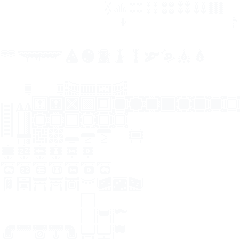
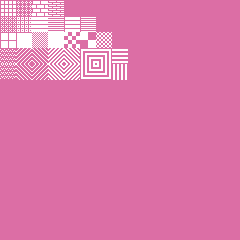
Two versions of the same layered image (w=240, h=240). Layer-by-layer changes:
hid "props2" over [0, 0, 240, 240]
added layer "tiles" above "walls" over [0, 0, 240, 192]
showed "background", painted on it over [0, 0, 240, 240]
